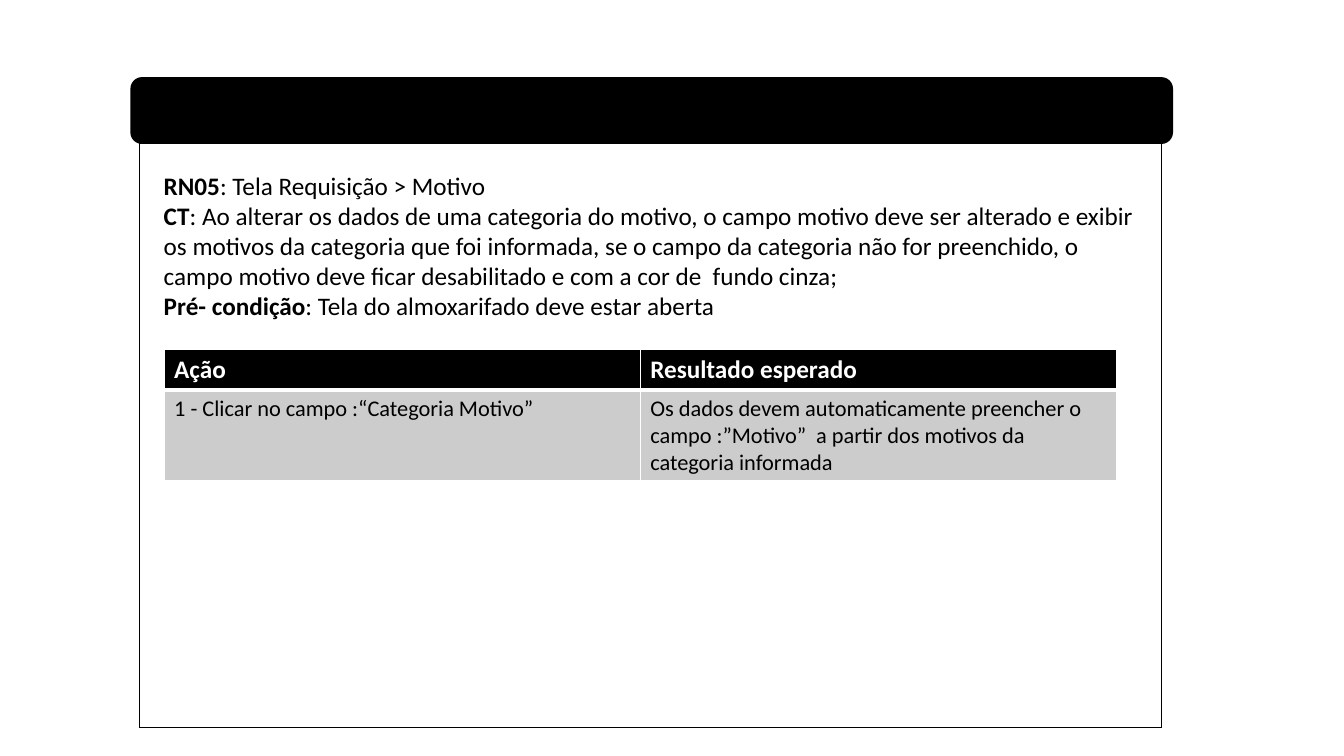
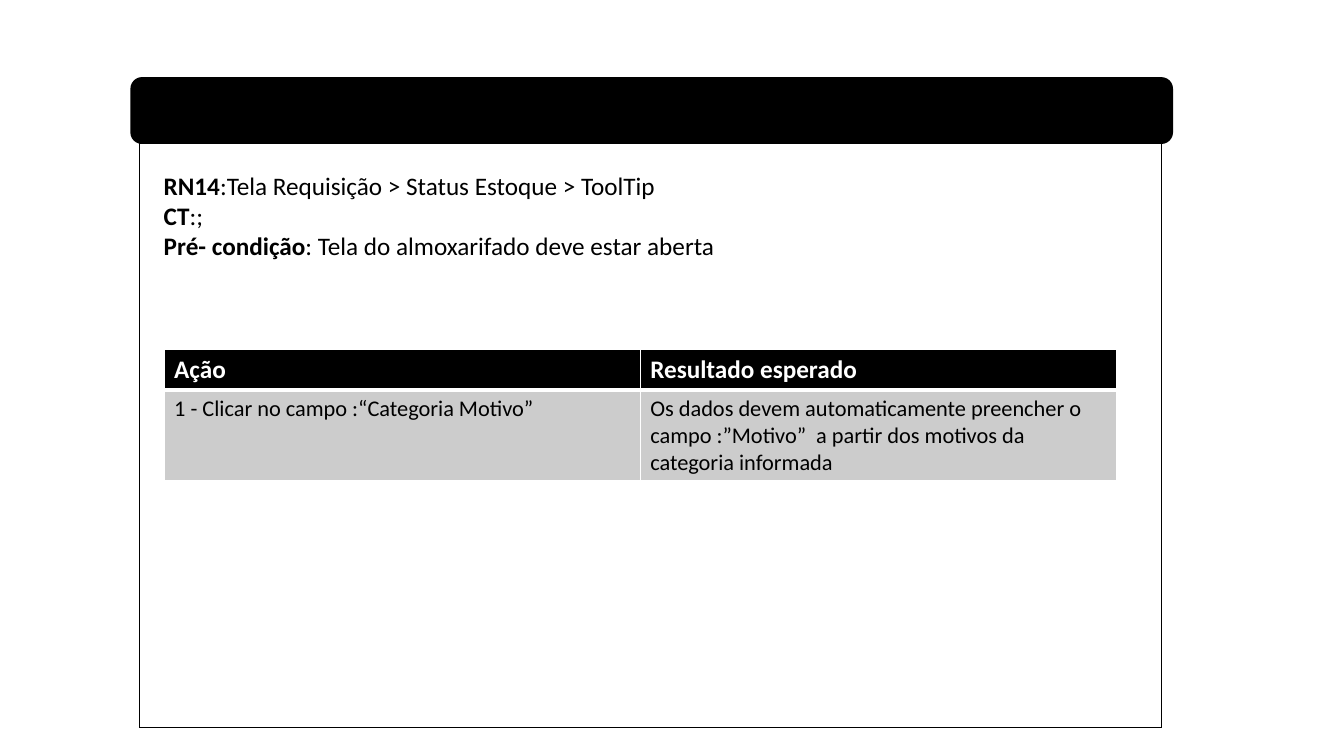
Before and after one commit to viniciuss1812/Almoxarifado, a slide deck: slide 25 of RegrasNegocio/RN_Requisitos.pptx (slide 20 before the commit). Drawn at 1344x756 pixels with LibreOffice and Linux fonts; fonts in the diff are those of the drawing. Boxes give left, top, right and bottom in pixels: in the first picture for what was removed or moved away, otherwise in the second. Text is boxed around its words. In the diff, an @@ line names an element or a change of style, - is before the commit and + after.

```diff
--- a/RegrasNegocio/RN_Requisitos.pptx
+++ b/RegrasNegocio/RN_Requisitos.pptx
@@ text at bbox=[164, 177, 655, 228]: text changed @@
-RN05: Tela Requisição > Motivo
-CT: Ao alterar os dados de uma categoria do motivo, o campo motivo deve ser alterado e exibir os motivos da categoria que foi informada, se o campo da categoria não for preenchido, o campo motivo deve ficar desabilitado e com a cor de fundo cinza;
+RN14:Tela Requisição > Status Estoque > ToolTip
+CT:;
```
Also in this commit, not shown: 5 other slides changed, 4 slides added, 23 other files.
